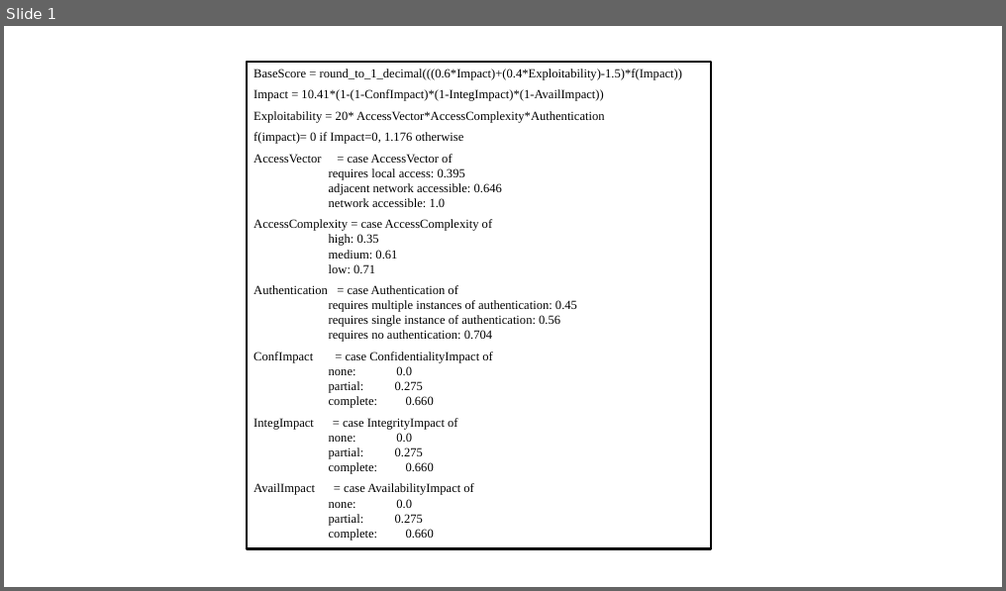
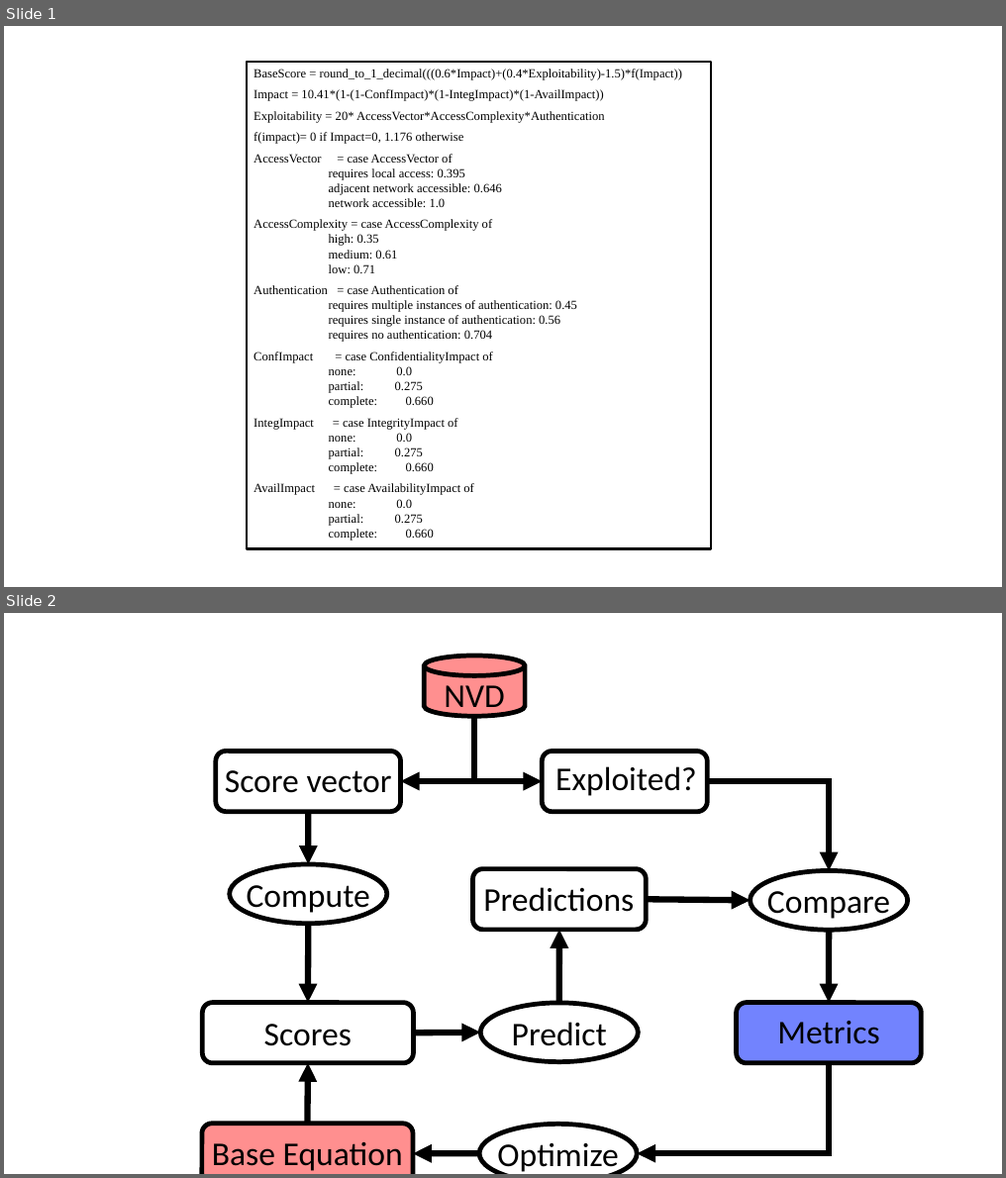
Before and after one commit to BenChurch/Winter2017, a slide deck: CISC848/Implementation/Report/FigureEditor.pptx. Shown one above the other, each under a label of ours: slide 1 before the commit, slides 1 and 2 after it. The pictures are 1006x591 and 1006x1178 pixels, drawn with LibreOffice and Linux fonts; fonts in the diff are those of the drawing. Boxes give left, top, right and bottom in pixels: in the first picture for what was removed or moved away, otherwise in the second. Text is boxed around its words. In the diff, an @@ line names an element or a change of style, - is before the commit and + after.

```diff
--- a/CISC848/Implementation/Report/FigureEditor.pptx
+++ b/CISC848/Implementation/Report/FigureEditor.pptx
@@ slide 2 added at [4, 613, 1002, 1174], background #FFFFFF @@
@@ group added at [202, 639, 921, 1174]: 10 texts, 8 arrows, 6 rounded rectangles, 4 ellipses, 4 elbow arrows, 2 cylinders @@
+NVD
+Exploited?
+Score vector
+Base Equation
+Compute
+Scores
+Compare
+Metrics
+Optimize
+Predict
+Predictions
```
Also in this commit, not shown: 34 other files.
